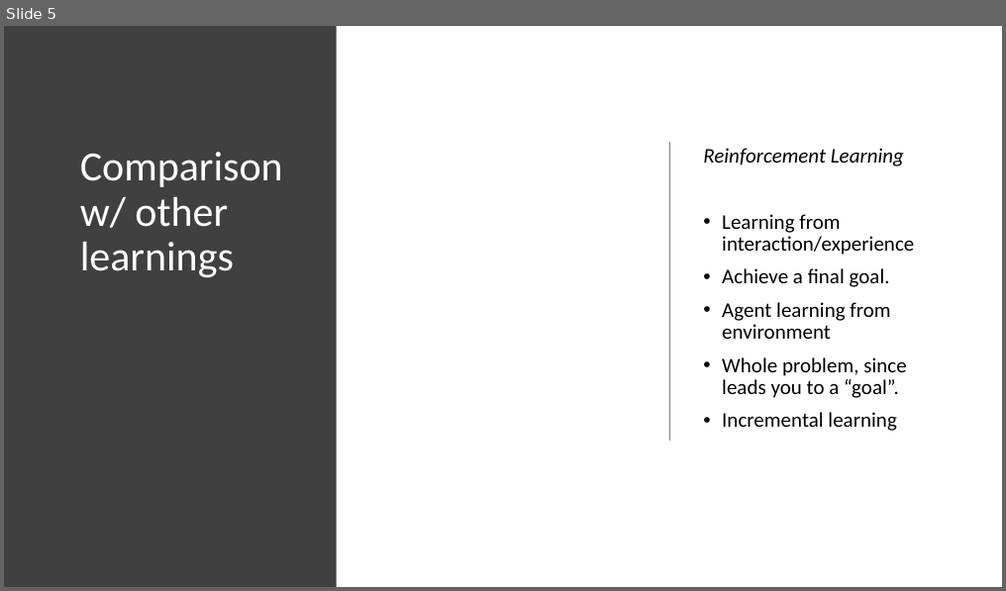
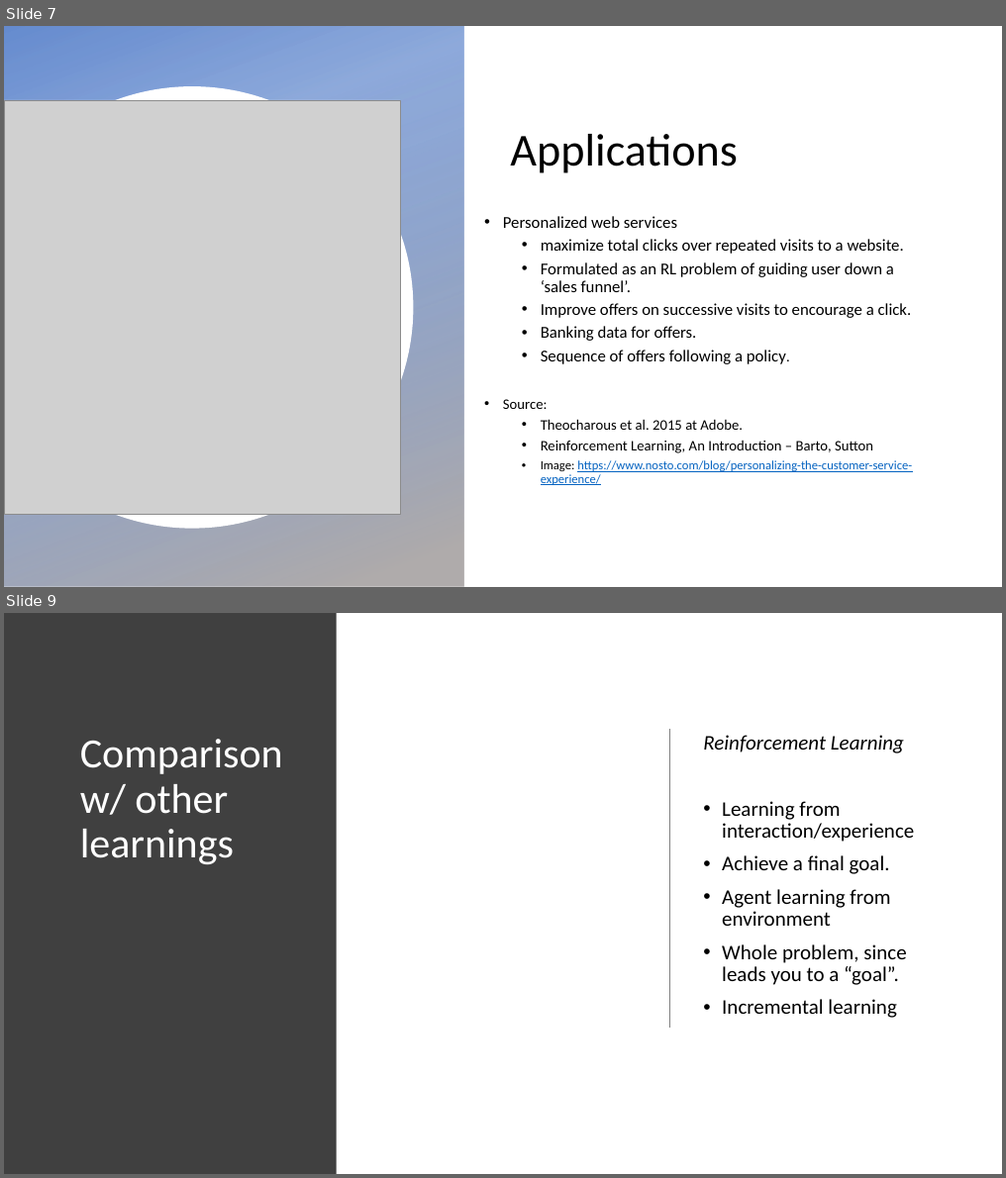
Before and after one commit to ameet123/rl_demo, a slide deck: RL.pptx. Shown one above the other, each under a label of ours: slide 5 before the commit, slides 7 and 9 after it; the slides between them are not shown. The pictures are 1006x591 and 1006x1178 pixels, drawn with LibreOffice and Linux fonts; fonts in the diff are those of the drawing; grey boxes stand for pictures; background and template pictures are left out. Boxes give left, top, right and bottom in pixels: in the first picture for what was removed or moved away, otherwise in the second. Text is boxed around its words. In the diff, an @@ line names an element or a change of style, - is before the commit and + after.

```diff
--- a/RL.pptx
+++ b/RL.pptx
@@ slide 7 added at <box>4,26,1002,587</box>, background picture (left out) @@
@@ rectangle added at <box>4,26,463,587</box>, fill gradient #4472C4 to #AFABAB @@
@@ freeform shape added at <box>4,86,414,529</box>, fill #FFFFFF @@
@@ picture added at <box>4,100,400,515</box> @@
@@ title added at <box>510,134,738,174</box>, 44 pt, text #000000 @@
+Applications
@@ text added at <box>503,216,912,485</box>, 16 pt, text #000000 @@
+• Personalized web services
+  • maximize total clicks over repeated visits to a website.
+  • Formulated as an RL problem of guiding user down a ‘sales funnel’.
+  • Improve offers on successive visits to encourage a click.
+  • Banking data for offers.
+  • Sequence of offers following a policy.
+• Source:
+  • Theocharous et al. 2015 at Adobe.
+  • Reinforcement Learning, An Introduction – Barto, Sutton
+  • Image: https://www.nosto.com/blog/personalizing-the-customer-service-experience/
@@ what was slide 5 is now slide 9 @@
```
Also in this commit, not shown: 2 slides changed, 5 other slides added, 1 slide removed.
